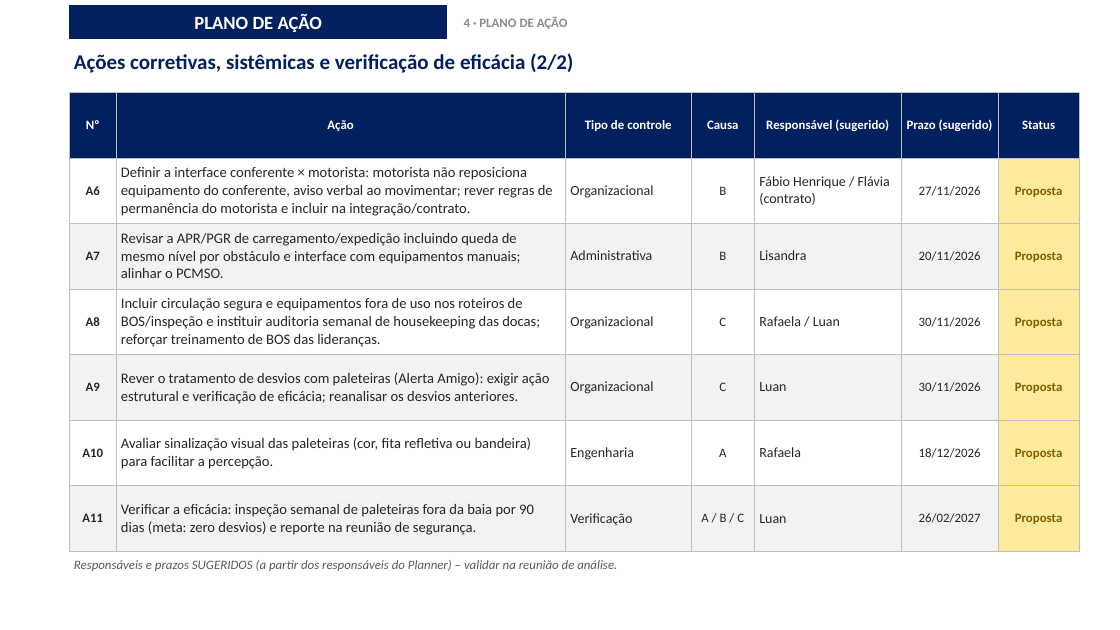
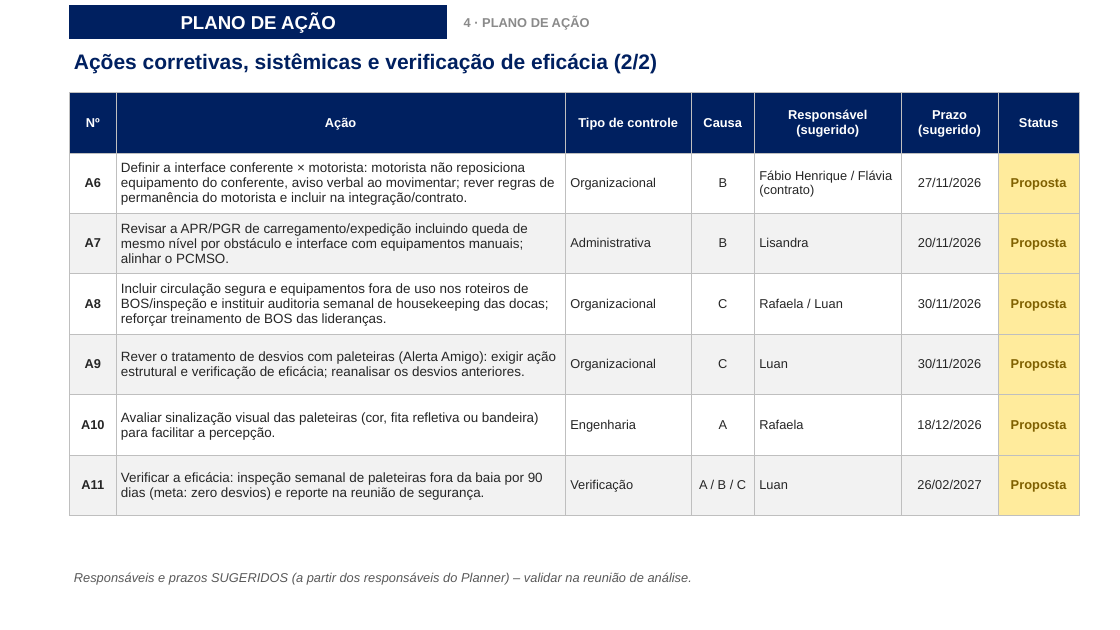
Before and after one commit to luantavarez9/hospital-seguro, a slide deck: slide 21 of entrega_acidente_GRU1/Apresentacao_Ocorrencia_Acidente_GRU_I.pptx. Drawn at 1120x630 pixels with LibreOffice and Linux fonts; fonts in the diff are those of the drawing; background and template pictures are left out. Boxes give left, top, right and bottom in pixels: in the first picture for what was removed or moved away, otherwise in the second. Text is boxed around its words. In the diff, an @@ line names an element or a change of style, - is before the commit and + after.

```diff
--- a/entrega_acidente_GRU1/Apresentacao_Ocorrencia_Acidente_GRU_I.pptx
+++ b/entrega_acidente_GRU1/Apresentacao_Ocorrencia_Acidente_GRU_I.pptx
@@ table at [70,92,1080,516] @@
@@ font Calibri to Arial @@
@@ size 12.5 to 11.5 pt in "Definir a interface conferente × motorista: motorista ...", "Revisar a APR/PGR de carregamento/expedição incluindo queda ...", "Incluir circulação segura e equipamentos fora de ...", "Rever o tratamento de desvios com paleteiras ..." and 2 more places @@
@@ size 12 to 11 pt in "Organizacional", "Fábio Henrique / Flávia (contrato)", "Administrativa", "Lisandra" and 8 more places @@
@@ font Calibri to Arial in 4 elements at [70,6,447,39], [464,18,590,30], [74,53,657,74], [74,572,692,585] @@
@@ text "Responsáveis e prazos SUGERIDOS (a ...": place and size @@
-text "Responsáveis e prazos SUGERIDOS (a ..." at [74,560,617,571]
+text "Responsáveis e prazos SUGERIDOS (a ..." at [74,572,692,585]
```
Also in this commit, not shown: 23 other slides changed, 31 other files.
